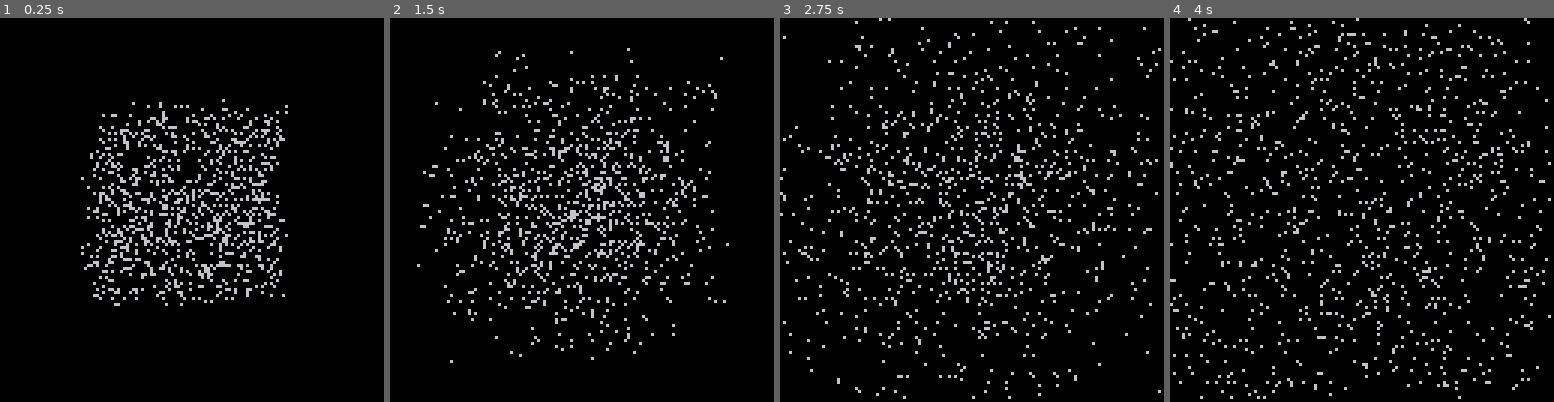
Above: before the commit, frames 1-4 (left to right).
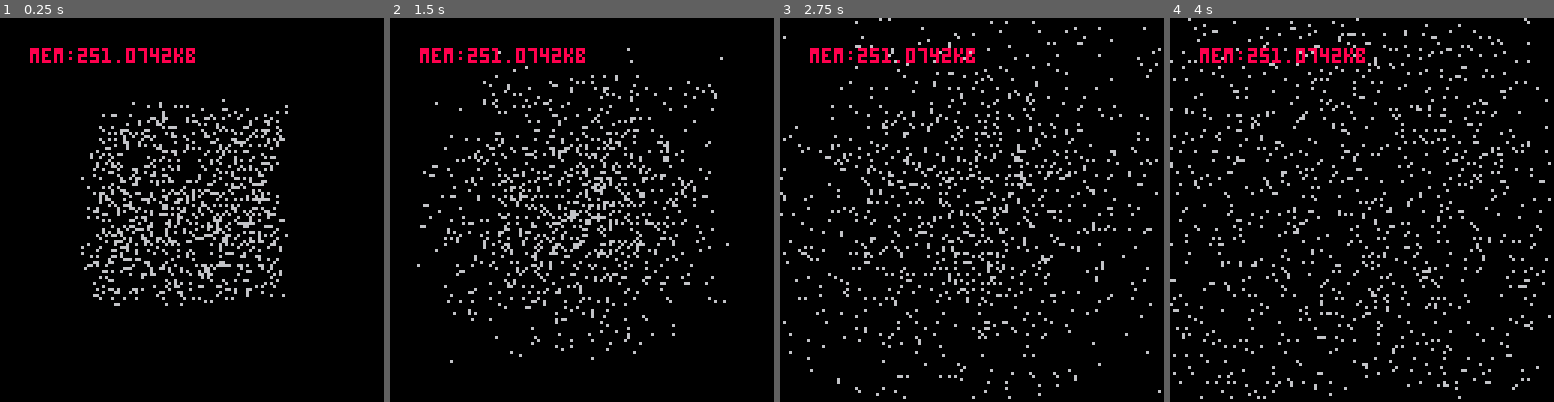
Above: after the commit, the same moments.

Repository: devcherchecollegue-org/back-to-the-90s
Game: PICO-8 cartridge ps.p8
Two runs of this game, one before a commit and one after it. Both use one fixed random seed, a clock stepped at 60 frames per second and the inputs below.
Inputs:
- Up to frame 1 (0.25 s): no input
- Up to frame 2 (1.5 s): no input
- Up to frame 3 (2.75 s): no input
- Up to frame 4 (4 s): no input

The runs differ from the first frame. In frame 1, 0.8% of the frame differs, in the area x 7-51%, y 7-12%; in frame 2, 0.8%; in frame 3, 0.8%; in frame 4, 0.8%.

Commit message:
print stat

Diff:
--- a/ps.p8
+++ b/ps.p8
@@ -98,6 +98,8 @@
 function _draw()
 	cls()
     ps_draw(ps)
+    print("mem:"..stat(0).."kb",10,10,8)
+--    print("fps:"..stat(7),10,16,8)
 end
 
 function _update()
